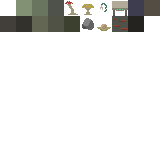
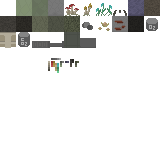
Revision of a layered (160, 160) image; what changed, layer by layer:
added layer "colour_palette" above "side_tiles" over <box>48,58,79,73</box>
added group "side_tiles" with 5 layers above "carbon_dioxide_canister" over <box>0,0,144,48</box>
added group "overlays" (1st of 2, in "side_tiles") with 3 layers in group "side_tiles" over <box>16,16,144,32</box>
"Layer 22": blend normal → multiply, moved it into group "overlays", painted on it over <box>64,16,128,32</box>
added layer "noise_2" (1st of 2, in "side_tiles" › "overlays") (multiply) in group "overlays" over <box>16,16,80,32</box>
added layer "noise_2b" (1st of 2, in "side_tiles" › "overlays") (multiply) in group "overlays" over <box>128,16,144,32</box>
added layer "Layer 21" in group "side_tiles" over <box>0,0,144,48</box>
added layer "carbon_dioxide_canister" above "oxygen_canister" over <box>18,32,30,47</box>
added layer "oxygen_canister" above "original_tiles" over <box>146,18,158,31</box>
renamed "Layer 19" to "old_workbench", moved it into group "original_tiles" over <box>112,1,128,16</box>
renamed "Layer 16" to "toad_shroom", moved it into group "original_tiles" over <box>65,1,78,15</box>
removed layer "Layer 15" over <box>0,0,160,32</box>
added group "overlays" (2nd of 2) with 5 layers above "Layer 16" over <box>0,0,160,32</box>
added layer "Layer 20" (multiply) in group "overlays" over <box>64,16,80,32</box>
added layer "Layer 19" (multiply) in group "overlays" over <box>32,16,64,32</box>
added layer "noise_1" (multiply) in group "overlays" over <box>0,0,160,32</box>
added layer "noise_2b" (2nd of 2, in "overlays") (multiply) in group "overlays" over <box>128,16,144,32</box>
added layer "noise_2" (2nd of 2, in "overlays") (multiply) in group "overlays" over <box>16,16,80,32</box>
added layer "new_tiles" above "full_tiles" over <box>16,0,144,31</box>
added layer "full_tiles" above "Layer 14" over <box>0,0,160,48</box>
…and 4 more changes (1 moved_by, 4 renamed, 4 stack)
